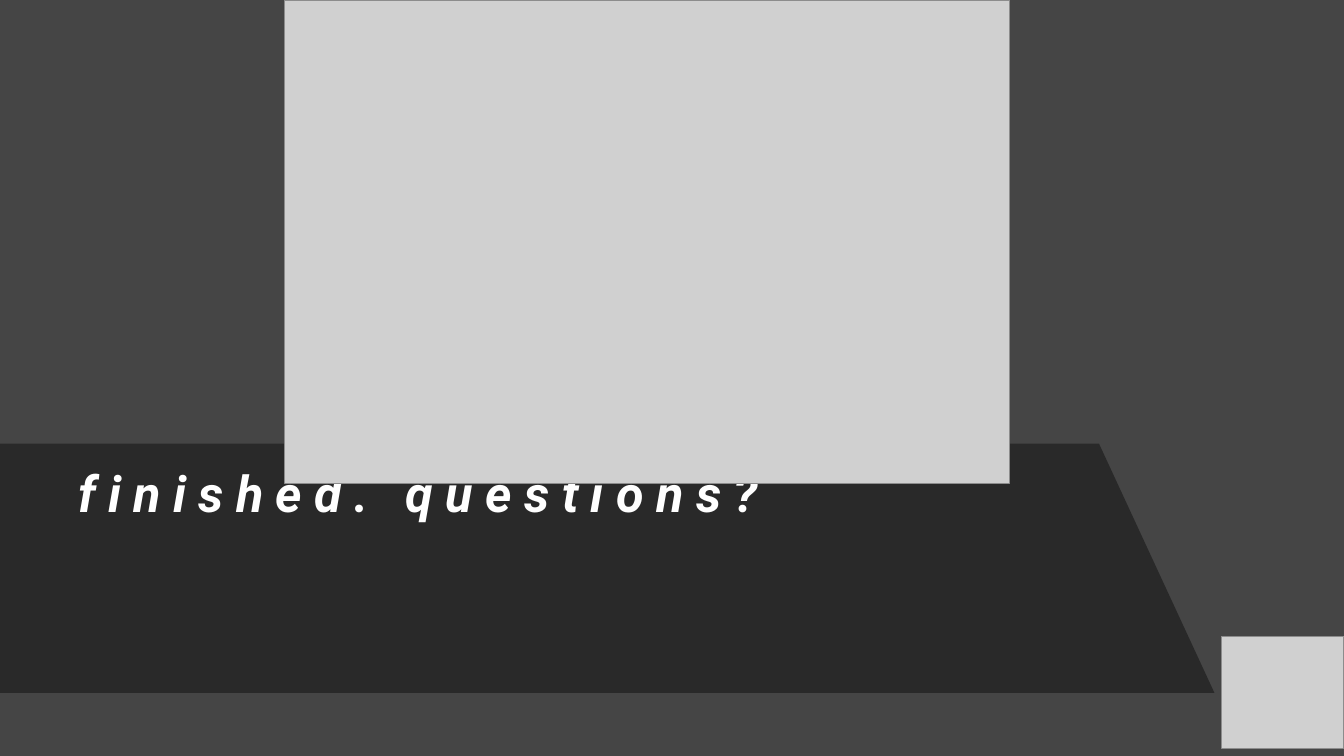
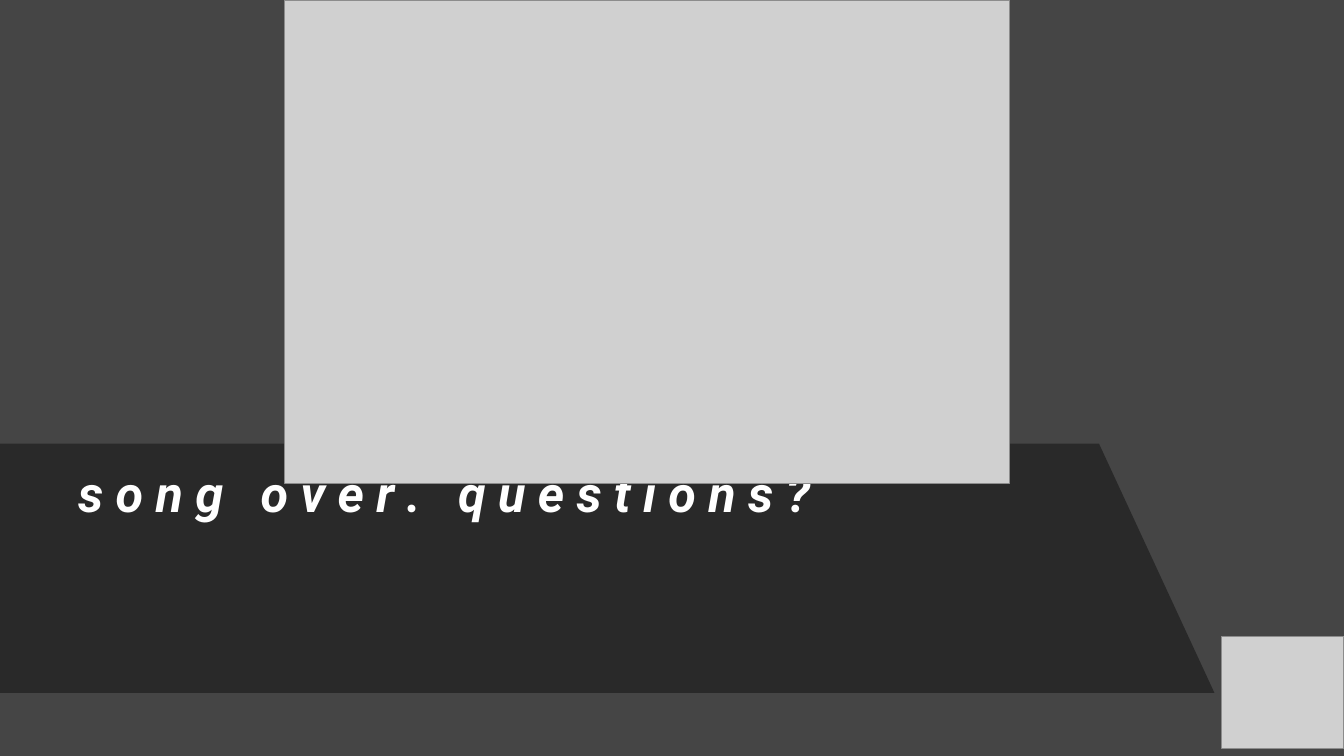
Before and after one commit to iastanehasl/Project-One, a slide deck: slide 19 of Spotipy Presentation 10.27.pptx (slide 15 before the commit). Drawn at 1344x756 pixels with LibreOffice and Linux fonts; fonts in the diff are those of the drawing; grey boxes stand for pictures. Boxes give left, top, right and bottom in pixels: in the first picture for what was removed or moved away, otherwise in the second. Text is boxed around its words. In the diff, an @@ line names an element or a change of style, - is before the commit and + after.

Commit message:
updated slides

```diff
--- a/Spotipy Presentation 10.27.pptx
+++ b/Spotipy Presentation 10.27.pptx
@@ text at box(78, 465, 773, 523): text changed @@
-f i n i s h e d . q u e s t i o n s ?
+s o n g o v e r . q u e s t i o n s ?
```
Also in this commit, not shown: 7 other slides changed, 4 slides added, 1 other file.
